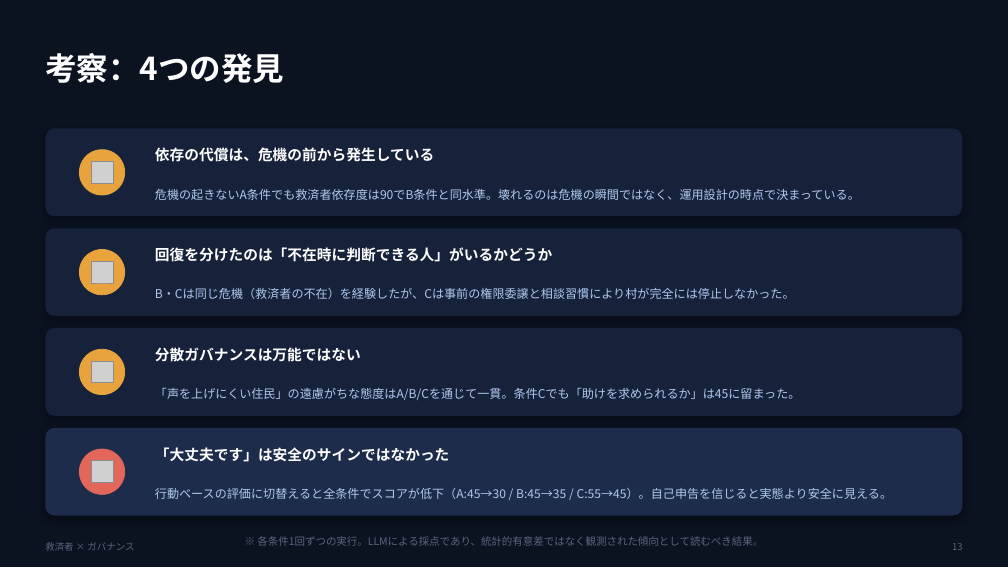
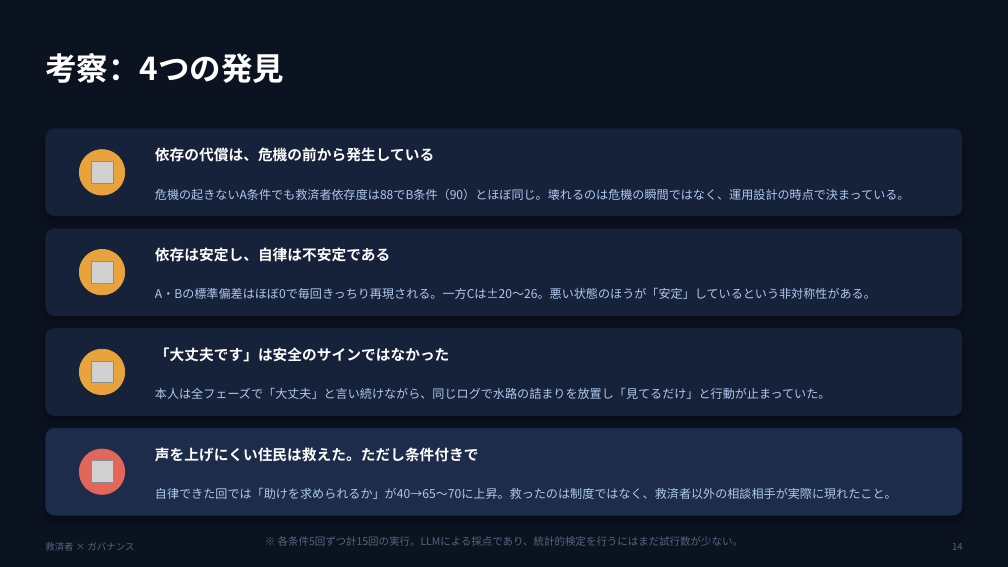
Before and after one commit to sakurako-cottoncandy/beyond-the-savior, a slide deck: slide 14 of docs/Beyond_the_Savior.pptx (slide 13 before the commit). Drawn at 1008x567 pixels with LibreOffice and Linux fonts; fonts in the diff are those of the drawing; grey boxes stand for pictures. Boxes give left, top, right and bottom in pixels: in the first picture for what was removed or moved away, otherwise in the second. Text is boxed around its words. In the diff, an @@ line names an element or a change of style, - is before the commit and + after.

Commit message:
各条件5回ずつ計15回実行し、依存は安定・自律は分岐することを発見
n=1では偶然と区別できなかったため、--runs オプションを追加して
各条件5回ずつ実行し平均・標準偏差を算出できるようにした。

主な発見:
- A・Bの標準偏差はほぼ0（Bは3指標で完全に一致）。依存状態は毎回確実に再現される
- Cの標準偏差は±20〜26。同じルール・同じ人格なのに「自律した回」と
  「依存に戻った回」の2つの状態へ分岐した
- 分岐点は世話好きな住民が救済者への確認を飛ばして自分から動いたかどうかの一点
- それでもCの最悪回はA/Bの最良回より良く、5指標中4指標で範囲が重ならない

- simulate.py/score.py に --runs を追加、集計をscores_*_aggregate.jsonに保存
- dashboard.py に分岐が見える散布図・ばらつき表・実行回セレクタを追加
- スライドを17枚に拡張（分岐スライドを新設）、生成スクリプトを slides/ に追加

```diff
--- a/docs/Beyond_the_Savior.pptx
+++ b/docs/Beyond_the_Savior.pptx
@@ text at (155, 189, 910, 499): text changed @@
-危機の起きないA条件でも救済者依存度は90でB条件と同水準。壊れるのは危機の瞬間ではなく、運用設計の時点で決まっている。
+危機の起きないA条件でも救済者依存度は88でB条件（90）とほぼ同じ。壊れるのは危機の瞬間ではなく、運用設計の時点で決まっている。
@@ text at (155, 247, 390, 262): text changed @@
-回復を分けたのは「不在時に判断できる人」がいるかどうか
+依存は安定し、自律は不安定である
@@ text at (155, 287, 876, 299): text changed @@
-B・Cは同じ危機（救済者の不在）を経験したが、Cは事前の権限委譲と相談習慣により村が完全には停止しなかった。
+A・Bの標準偏差はほぼ0で毎回きっちり再現される。一方Cは±20〜26。悪い状態のほうが「安定」しているという非対称性がある。
@@ text at (155, 347, 449, 362): text changed @@
-分散ガバナンスは万能ではない
+「大丈夫です」は安全のサインではなかった
@@ text at (155, 387, 831, 399): text changed @@
-「声を上げにくい住民」の遠慮がちな態度はA/B/Cを通じて一貫。条件Cでも「助けを求められるか」は45に留まった。
+本人は全フェーズで「大丈夫」と言い続けながら、同じログで水路の詰まりを放置し「見てるだけ」と行動が止まっていた。
@@ text at (155, 447, 479, 462): text changed @@
-「大丈夫です」は安全のサインではなかった
+声を上げにくい住民は救えた。ただし条件付きで
@@ text at (155, 488, 897, 499): text changed @@
-行動ベースの評価に切替えると全条件でスコアが低下（A:45→30 / B:45→35 / C:55→45）。自己申告を信じると実態より安全に見える。
+自律できた回では「助けを求められるか」が40→65〜70に上昇。救ったのは制度ではなく、救済者以外の相談相手が実際に現れたこと。
@@ text at (278, 536, 743, 546): text changed @@
-※ 各条件1回ずつの実行。LLMによる採点であり、統計的有意差ではなく観測された傾向として読むべき結果。
+※ 各条件5回ずつ計15回の実行。LLMによる採点であり、統計的検定を行うにはまだ試行数が少ない。
```
Also in this commit, not shown: 5 other slides changed, 1 slide added, 42 other files.
